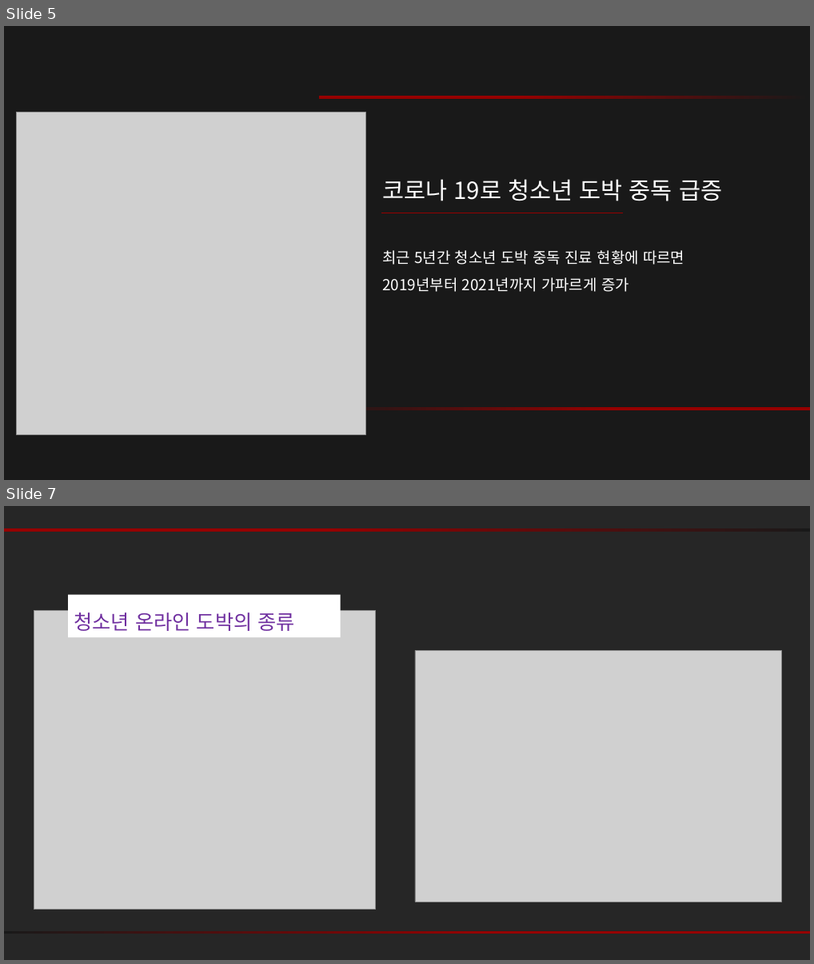
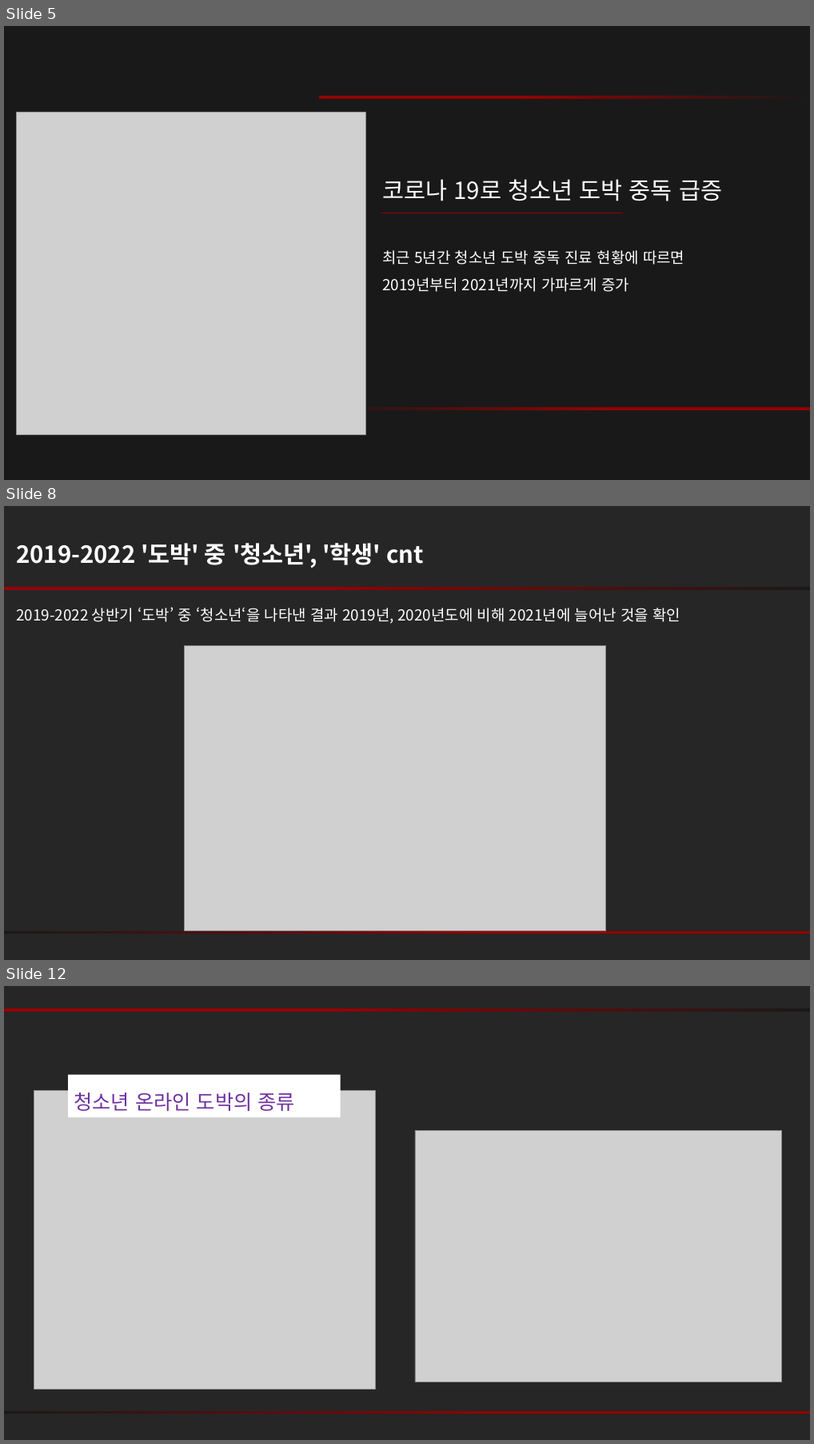
Before and after one commit to kyunakim/crawling-project, a slide deck: 청소년도박_PPT.pptx. Shown one above the other, each under a label of ours: slides 5 and 7 before the commit, slides 5, 8 and 12 after it; the slides between them are not shown. The pictures are 814x964 and 814x1444 pixels, drawn with LibreOffice and Linux fonts; fonts in the diff are those of the drawing; grey boxes stand for pictures. Boxes give left, top, right and bottom in pixels: in the first picture for what was removed or moved away, otherwise in the second. Text is boxed around its words. In the diff, an @@ line names an element or a change of style, - is before the commit and + after.

```diff
--- a/청소년도박_PPT.pptx
+++ b/청소년도박_PPT.pptx
@@ slide 8 added at (4, 506, 810, 960), background #262626 @@
@@ text added at (16, 543, 424, 568), 28 pt, text #FFFFFF, bold @@
+2019-2022 '도박' 중 '청소년', '학생' cnt
@@ rectangle added at (4, 587, 810, 589), fill gradient #960000 to #191919 @@
@@ text added at (16, 607, 681, 624), 18 pt, text #FFFFFF @@
+2019-2022 상반기 ‘도박’ 중 ‘청소년‘을 나타낸 결과 2019년, 2020년도에 비해 2021년에 늘어난 것을 확인
@@ picture added at (184, 646, 606, 931) @@
@@ rectangle added at (4, 931, 810, 934), fill gradient #960000 to #191919 @@
@@ what was slide 7 is now slide 12 @@
```
Also in this commit, not shown: 8 slides changed, 13 other slides added, 2 slides removed.
